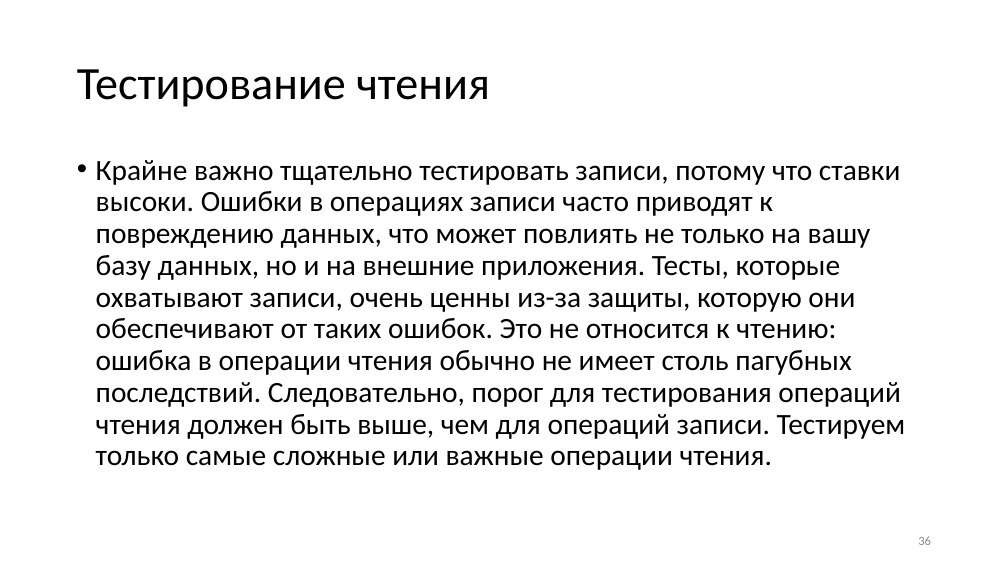
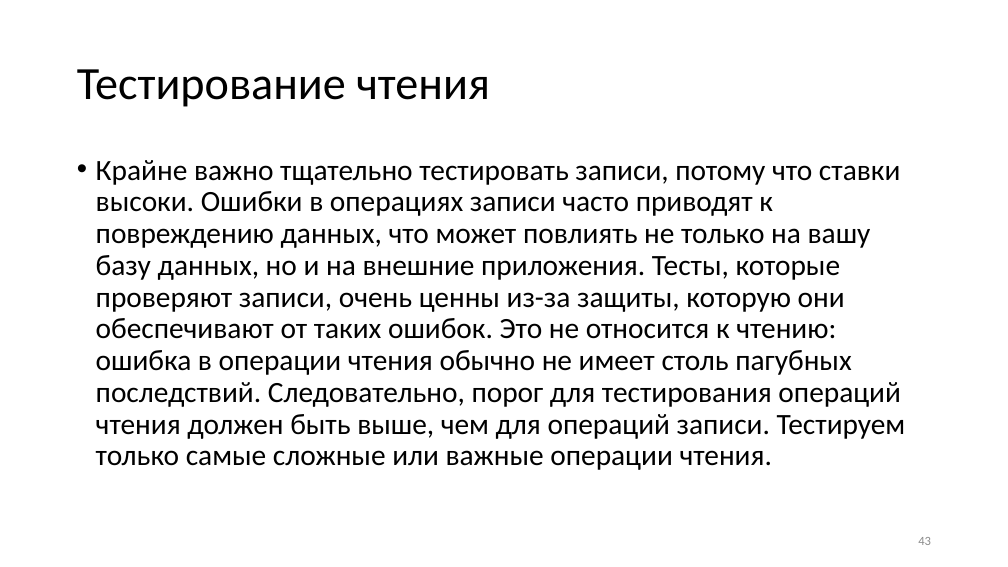
Before and after one commit to Sa1Gur/DbTest.Containers, a slide deck: slide 43 of DbaseTesting.pptx (slide 36 before the commit). Drawn at 1008x567 pixels with LibreOffice and Linux fonts; fonts in the diff are those of the drawing. Boxes give left, top, right and bottom in pixels: in the first picture for what was removed or moved away, otherwise in the second. Text is boxed around its words. In the diff, an @@ line names an element or a change of style, - is before the commit and + after.

```diff
--- a/DbaseTesting.pptx
+++ b/DbaseTesting.pptx
@@ text at [96,160,905,470]: text changed @@
-• Крайне важно тщательно тестировать записи, потому что ставки высоки. Ошибки в операциях записи часто приводят к повреждению данных, что может повлиять не только на вашу базу данных, но и на внешние приложения. Тесты, которые охватывают записи, очень ценны из-за защиты, которую они обеспечивают от таких ошибок. Это не относится к чтению: ошибка в операции чтения обычно не имеет столь пагубных последствий. Следовательно, порог для тестирования операций чтения должен быть выше, чем для операций записи. Тестируем только самые сложные или важные операции чтения.
+• Крайне важно тщательно тестировать записи, потому что ставки высоки. Ошибки в операциях записи часто приводят к повреждению данных, что может повлиять не только на вашу базу данных, но и на внешние приложения. Тесты, которые проверяют записи, очень ценны из-за защиты, которую они обеспечивают от таких ошибок. Это не относится к чтению: ошибка в операции чтения обычно не имеет столь пагубных последствий. Следовательно, порог для тестирования операций чтения должен быть выше, чем для операций записи. Тестируем только самые сложные или важные операции чтения.
@@ page number at [918,537,931,545]: text changed @@
-36
+43
```
Also in this commit, not shown: 22 other slides changed, 4 slides added, 3 slides removed.
